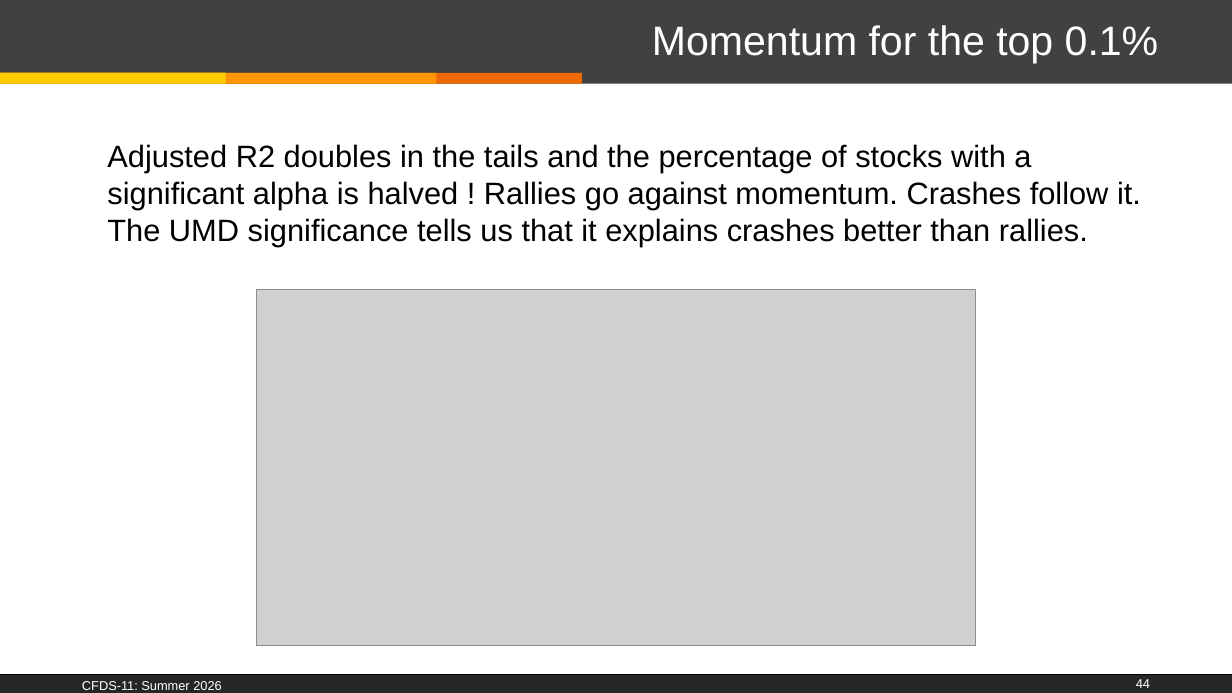
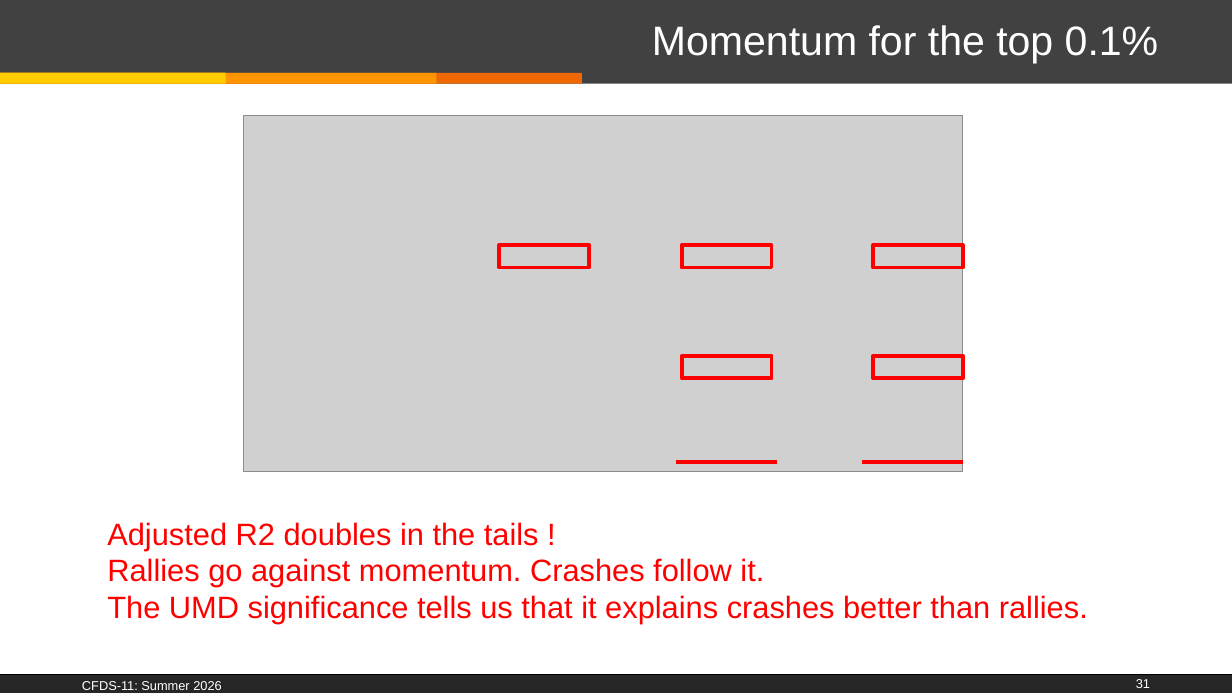
Before and after one commit to PierreNiberon/CFDS-Project, a slide deck: slide 31 of CFDS-11_Class-2025_26-PierreNiberon.pptx (slide 44 before the commit). Drawn at 1232x693 pixels with LibreOffice and Linux fonts; fonts in the diff are those of the drawing; grey boxes stand for pictures; background and template pictures are left out. Boxes give left, top, right and bottom in pixels: in the first picture for what was removed or moved away, otherwise in the second. Text is boxed around its words. In the diff, an @@ line names an element or a change of style, - is before the commit and + after.

```diff
--- a/CFDS-11_Class-2025_26-PierreNiberon.pptx
+++ b/CFDS-11_Class-2025_26-PierreNiberon.pptx
@@ picture: place and size @@
-picture at box(257, 289, 975, 645)
+picture at box(244, 115, 962, 471)
@@ rectangle added at box(500, 245, 589, 267), outline #FF0000 3 pt @@
@@ rectangle added at box(682, 245, 771, 267), outline #FF0000 3 pt @@
@@ rectangle added at box(873, 245, 962, 267), outline #FF0000 3 pt @@
@@ rectangle added at box(682, 356, 771, 378), outline #FF0000 3 pt @@
@@ rectangle added at box(873, 356, 962, 378), outline #FF0000 3 pt @@
@@ line added from (676, 462) to (777, 462), #FF0000 3 pt @@
@@ line added from (862, 462) to (962, 462), #FF0000 3 pt @@
@@ text at box(107, 522, 1088, 624): text changed; text colour #000000 to #FF0000 @@
-Adjusted R2 doubles in the tails and the percentage of stocks with a significant alpha is halved ! Rallies go against momentum. Crashes follow it. The UMD significance tells us that it explains crashes better than rallies.
+Adjusted R2 doubles in the tails !
+Rallies go against momentum. Crashes follow it.
+The UMD significance tells us that it explains crashes better than rallies.
@@ page number at box(1136, 679, 1150, 688): text changed @@
-44
+31
```
Also in this commit, not shown: 20 other slides changed, 1 slide added, 15 slides removed, 3 other files.
